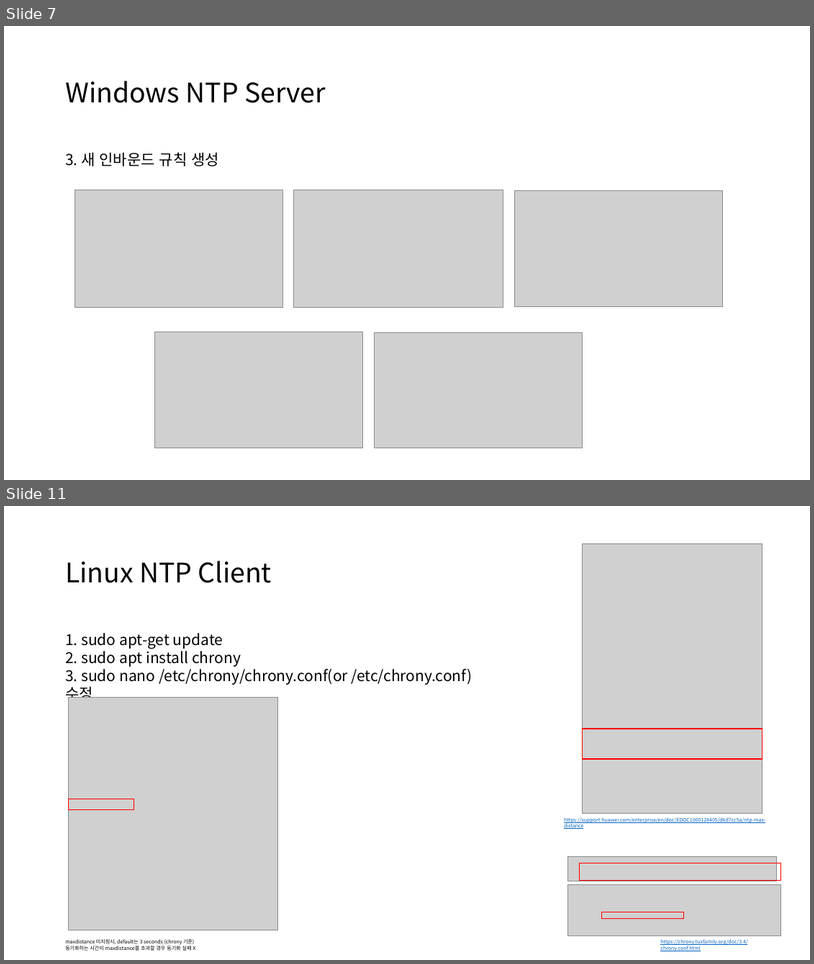
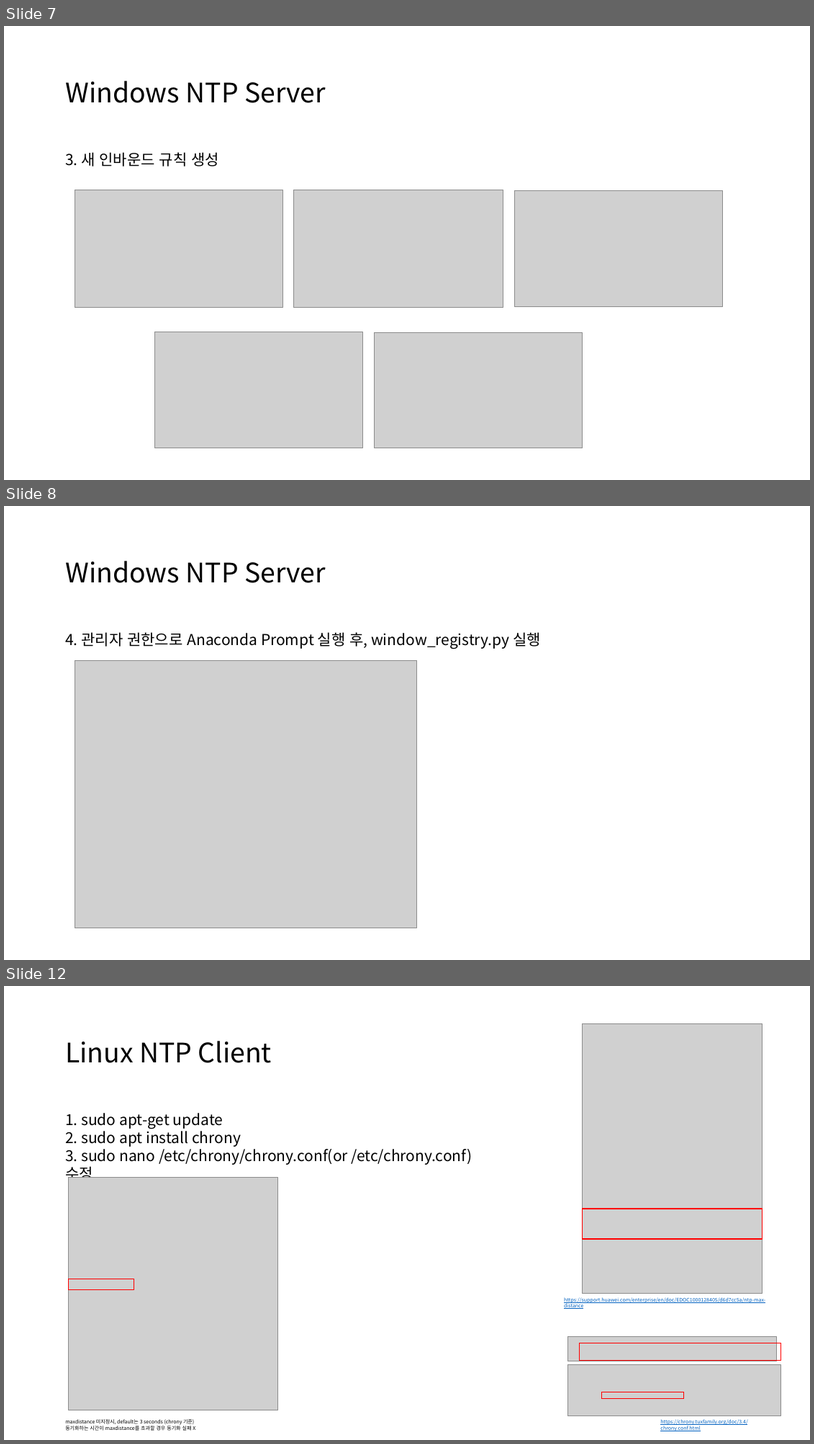
Before and after one commit to UnstructuredWork/udp_client, a slide deck: doc/time_synchronization.pptx. Shown one above the other, each under a label of ours: slides 7 and 11 before the commit, slides 7, 8 and 12 after it; the slides between them are not shown. The pictures are 814x964 and 814x1444 pixels, drawn with LibreOffice and Linux fonts; fonts in the diff are those of the drawing; grey boxes stand for pictures. Boxes give left, top, right and bottom in pixels: in the first picture for what was removed or moved away, otherwise in the second. Text is boxed around its words. In the diff, an @@ line names an element or a change of style, - is before the commit and + after.

```diff
--- a/doc/time_synchronization.pptx
+++ b/doc/time_synchronization.pptx
@@ slide 8 added at <box>4,506,810,960</box>, background #FFFFFF @@
@@ title added at <box>65,561,326,583</box>, 32 pt, text #000000 @@
+Windows NTP Server
@@ text added at <box>65,632,541,649</box>, 18 pt, text #000000 @@
+4. 관리자 권한으로 Anaconda Prompt 실행 후, window_registry.py 실행
@@ picture added at <box>75,660,417,927</box> @@
@@ what was slide 11 is now slide 12 @@
```
Also in this commit, not shown: 4 slides changed, 1 slide removed.
